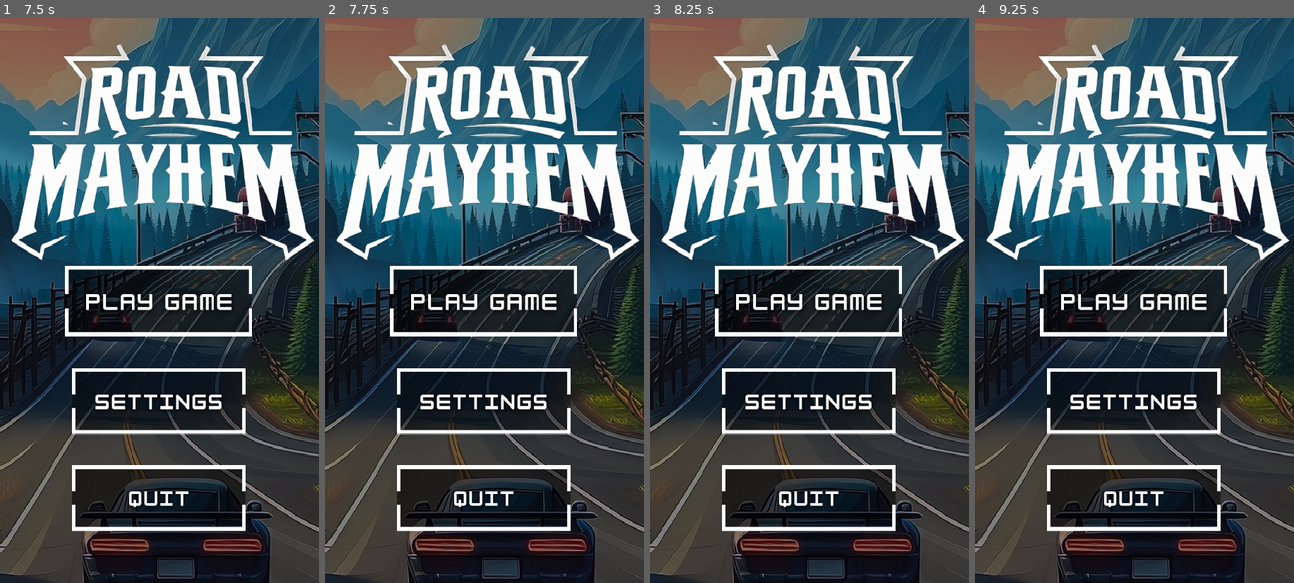
Above: before the commit, frames 1-4 (left to right).
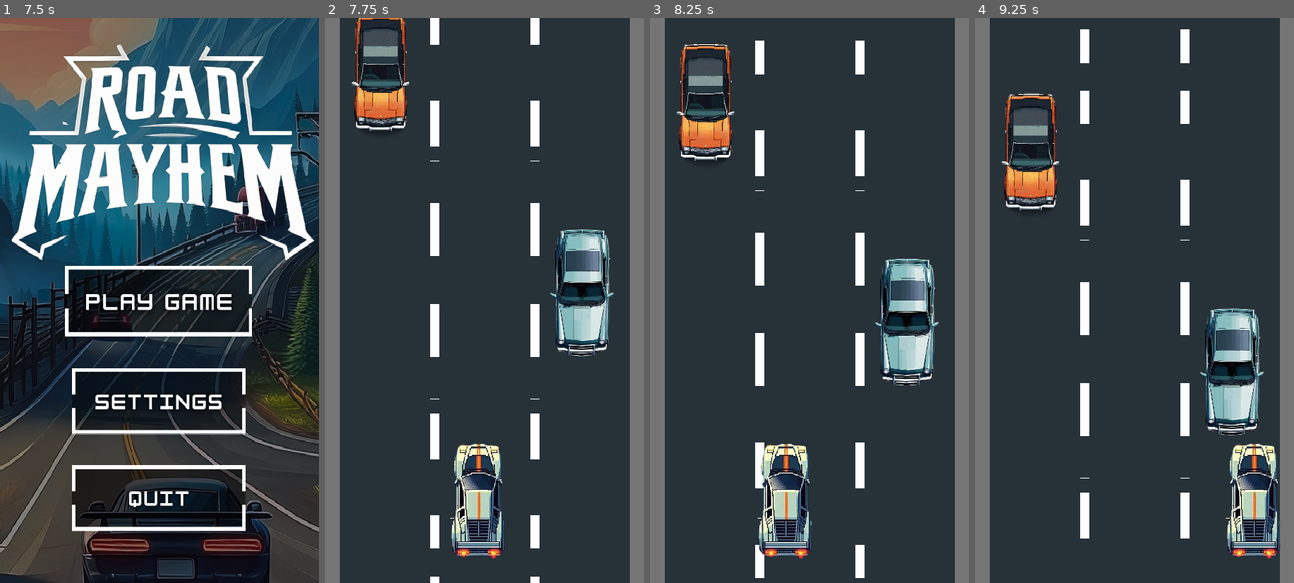
Above: after the commit, the same moments.

Repository: schadha2w/RoadMayhem
Game: Godot game, scene res://Scene/menu.tscn
Two runs of this game, one before a commit and one after it. Both use one fixed random seed, a clock stepped at 60 frames per second and the inputs below. This scene is started directly instead of the project's main scene. Sound files missing from this copy of the repository are replaced by a short silence.
Inputs (mouse positions are in pixels of both pictures, inside the frame that each line leads up to):
- Up to frame 1 (7.5 s): click (159, 402) at 0.5 s; click (159, 300) at 1.25 s; click (159, 300) at 2 s; tap Enter at 2.75, 4.25, 5.75 s; hold Right (ui_right) 2.78-3.53 s; tap Space at 3.5, 5, 6.5 s; hold Left (ui_left) 3.53-4.28 s; hold Right (ui_right) 4.28-5.78 s; hold Left (ui_left) from 5.78 s (still down)
- Up to frame 2 (7.75 s): keep holding Left (ui_left)
- Up to frame 3 (8.25 s): release Left (ui_left) at 8.03 s; hold Right (ui_right) from 8.03 s (still down)
- Up to frame 4 (9.25 s): keep holding Right (ui_right)

Frame 1 is identical in both runs. In frame 2, 82% of the frame differs, in the area x 0-100%, y 0-100%; in frame 3, 81%; in frame 4, 82%.

Commit message:
fixed button sfx

Diff:
--- a/Scene/Player.tscn
+++ b/Scene/Player.tscn
@@ -4,17 +4,19 @@
 [ext_resource type="Texture2D" uid="uid://dfraweu1dhouu" path="res://Assets/whitecar2.png" id="2_pbg8c"]
 
 [sub_resource type="RectangleShape2D" id="RectangleShape2D_a5gue"]
-size = Vector2(84.5, 159.5)
+size = Vector2(98, 201.75)
 
 [node name="CharacterBody2D" type="CharacterBody2D"]
+position = Vector2(-28, -20)
 script = ExtResource("1_3te80")
 
 [node name="CollisionShape2D" type="CollisionShape2D" parent="."]
+position = Vector2(26, 21.125)
 shape = SubResource("RectangleShape2D_a5gue")
 
 [node name="Area2D" type="Area2D" parent="."]
 
 [node name="Whitecar2" type="Sprite2D" parent="."]
-position = Vector2(14, 35)
-scale = Vector2(0.799691, 0.853395)
+position = Vector2(43.5313, 66.0937)
+scale = Vector2(0.945525, 1.00694)
 texture = ExtResource("2_pbg8c")
--- a/Scene/menu.tscn
+++ b/Scene/menu.tscn
@@ -1,7 +1,7 @@
 [gd_scene load_steps=5 format=3 uid="uid://b8p7hjghg4cxu"]
 
 [ext_resource type="Texture2D" uid="uid://bbw8i6v8xh7cr" path="res://Scene/Main Menu 1.png" id="1_2ftqv"]
-[ext_resource type="Script" path="res://Scene/menu.gd" id="1_ubuvw"]
+[ext_resource type="Script" path="res://Scripts/menu.gd" id="1_ubuvw"]
 [ext_resource type="AudioStream" uid="uid://ct0l6wnr1yty2" path="res://Scene/highway-167255.ogg" id="3_a402u"]
 [ext_resource type="AudioStream" uid="uid://be7r4sk0hewtg" path="res://Scene/click-button-140881.mp3" id="3_juuvi"]
 
--- a/Scripts/menu.gd
+++ b/Scripts/menu.gd
@@ -5,30 +5,54 @@
 @onready var exit_button: Button = $MainMenu1/ExitButton
 @onready var settings_button: Button = $MainMenu1/SettingsButton
 
-# Reference the AudioStreamPlayer node (ensure path is correct)
-@onready var button_sound_player: AudioStreamPlayer2D = $MainMenu1/AudioStreamPlayer2D  # Adjust path if necessary
+# Reference the AudioStreamPlayer2D node inside MainMenu1
+@onready var button_sound_player: AudioStreamPlayer2D = $MainMenu1/AudioStreamPlayer2D
+
+# To store the next action after the sound finishes
+var next_action: Callable = Callable()  # Use an empty Callable as the default
 
 func _ready() -> void:
-	print(button_sound_player)  # Debugging to ensure the AudioStreamPlayer is found
+	# Debugging to ensure nodes are correctly referenced
+	print("Play button:", play_button)
+	print("Exit button:", exit_button)
+	print("Settings button:", settings_button)
+	print("AudioStreamPlayer2D:", button_sound_player)
+
 	# Connect button signals
 	play_button.connect("pressed", Callable(self, "_on_play_button_pressed"))
 	exit_button.connect("pressed", Callable(self, "_on_exit_button_pressed"))
 	settings_button.connect("pressed", Callable(self, "_on_settings_button_pressed"))
 
+	# Connect the finished signal of the AudioStreamPlayer2D to handle when the sound is done
+	button_sound_player.connect("finished", Callable(self, "_on_sound_finished"))
+
 func _on_play_button_pressed() -> void:
 	_play_button_sound()
-	get_tree().change_scene_to_file("res://scene/main.tscn")  # Update with your game scene path
+	next_action = Callable(self, "_change_to_game_scene")
 
 func _on_exit_button_pressed() -> void:
 	_play_button_sound()
-	get_tree().quit()
+	next_action = Callable(self, "_quit_game")
 
 func _on_settings_button_pressed() -> void:
 	_play_button_sound()
-	print("Settings button pressed")  # Placeholder for settings menu action
+	next_action = Callable()  # No action needed, so assign an empty Callable
 
 # Helper function to play the button sound
 func _play_button_sound() -> void:
 	if button_sound_player.is_playing():
 		button_sound_player.stop()
 	button_sound_player.play()
+
+# Called when the sound finishes playing
+func _on_sound_finished() -> void:
+	if next_action.is_valid():
+		next_action.call()
+
+# Change to the main game scene
+func _change_to_game_scene() -> void:
+	get_tree().change_scene_to_file("res://scene/main.tscn")
+
+# Quit the game
+func _quit_game() -> void:
+	get_tree().quit()
Not shown: 1 places in Scene/main.tscn that only renumber resources
